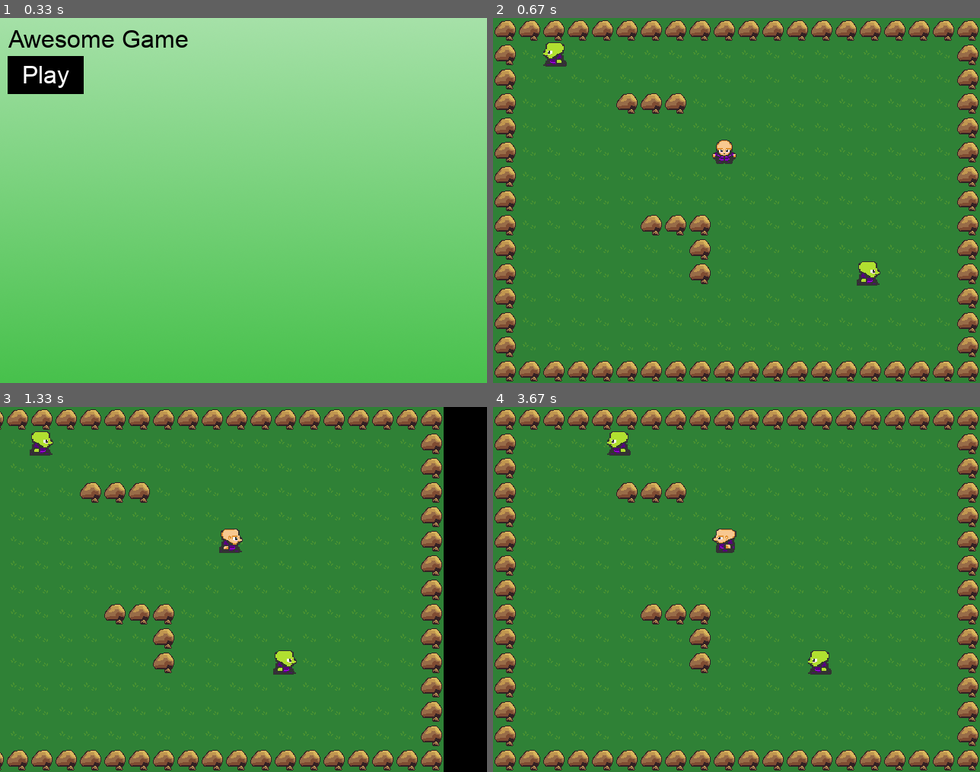
Above: before the commit, frames 1-4 (two rows, left to right).
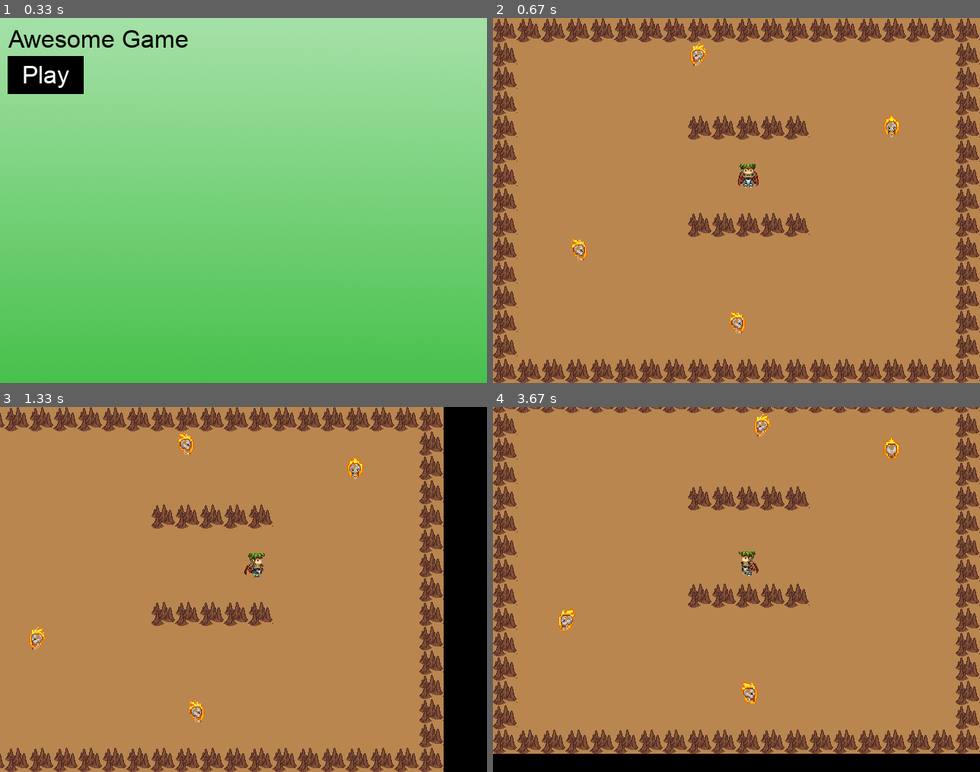
Above: after the commit, the same moments.

Repository: Xoel95/ProyectoPyGame
Game: pygame game, started from main.py
Same seed, same stepped clock (60 frames per second), same inputs: the game is played once before the commit and once after it.
Inputs (mouse positions are in pixels of both pictures, inside the frame that each line leads up to):
- Up to frame 1 (0.33 s): no input
- Up to frame 2 (0.67 s): click (536, 76) at 0.38 s
- Up to frame 3 (1.33 s): tap Space at 0.67 s; hold Right from 1 s (still down)
- Up to frame 4 (3.67 s): release Right at 1.47 s; hold Up 1.5-1.8 s; hold Right 1.83-2.3 s; hold Left 2.33-2.87 s; hold Down 2.9-3.2 s; hold Left 3.23-3.63 s

Frame 1 is identical in both runs. In frame 2, 97% of the frame differs, in the area x 0-100%, y 0-100%; in frame 3, 89%; in frame 4, 98%.

Commit message:
Casa 02/11 Juego base terminado, imagenes modificadas

Diff:
--- a/config.py
+++ b/config.py
@@ -1,6 +1,6 @@
 # constantes de la ventana
-WIN_WIDTH = 640  # 1366
-WIN_HEIGHT = 480  # 768
+WIN_WIDTH = 640
+WIN_HEIGHT = 480
 TILESIZE = 32
 FPS = 60
 
@@ -24,21 +24,21 @@
 BLUE = (0, 0, 255)
 WHITE = (255, 255, 255)
 
-# mapa
+# mapa 20x15
 TILEMAP = [
     'BBBBBBBBBBBBBBBBBBBB',
+    'B........E.........B',
+    'B..................B',
+    'B...............E..B',
+    'B.......BBBBB......B',
+    'B..................B',
+    'B.........P........B',
+    'B..................B',
+    'B.......BBBBB......B',
     'B..E...............B',
     'B..................B',
-    'B....BBB...........B',
     'B..................B',
-    'B........P.........B',
-    'B..................B',
-    'B..................B',
-    'B.....BBB..........B',
-    'B.......B..........B',
-    'B.......B.....E....B',
-    'B..................B',
-    'B..................B',
+    'B.........E........B',
     'B..................B',
     'BBBBBBBBBBBBBBBBBBBB',
 ]
--- a/main.py
+++ b/main.py
@@ -13,9 +13,9 @@
 		self.font = pygame.font.Font('fonts/arial.ttf', 32)
 		self.running = True
 
-		self.character_spritesheet = Spritesheet('img/character.png')
+		self.character_spritesheet = Spritesheet('img/characters.png')
 		self.terrain_spritesheet = Spritesheet('img/terrain.png')
-		self.enemy_spritesheet = Spritesheet('img/enemy.png')
+		self.enemy_spritesheet = Spritesheet('img/enemies.png')
 		self.attack_spritesheet = Spritesheet('img/attack.png')
 		self.intro_background = pygame.image.load('img/introbackground.png')
 		self.go_background = pygame.image.load('img/gameover.png')
--- a/sprites.py
+++ b/sprites.py
@@ -8,13 +8,22 @@
 
     def __init__(self, file):
         # funcion main de las hojas de sprites
-        self.sheet = pygame.image.load(file).convert()
-
-    def get_sprite(self, x, y, width, height):
-        # función que coje el sprite especificado dentro de la hoja de sprites y lo prepara para el juego
+        self.sheet = pygame.image.load(file).convert_alpha()
+
+    def get_sprite_black(self, x, y, width, height):
+        # función que coje el sprite especificado dentro de la hoja de sprites con fondo negro
+        # y lo prepara para el juego
         sprite = pygame.Surface([width, height])
         sprite.blit(self.sheet, (0, 0), (x, y, width, height))
         sprite.set_colorkey(BLACK)
+        return sprite
+
+    def get_sprite_white(self, x, y, width, height):
+        # función que coje el sprite especificado dentro de la hoja de sprites con fondo blanco
+        # y lo prepara para el juego
+        sprite = pygame.Surface([width, height])
+        sprite.blit(self.sheet, (0, 0), (x, y, width, height))
+        sprite.set_colorkey(WHITE)
         return sprite
 
 
@@ -38,27 +47,27 @@
         self.animation_loop = 1
 
         # image viene de la clase Sprite
-        self.image = self.game.character_spritesheet.get_sprite(0, 2, self.width, self.height)
-
-        self.rect = self.image.get_rect()
-        self.rect.x = self.x
-        self.rect.y = self.y
-
-        self.down_animations = [self.game.character_spritesheet.get_sprite(0, 2, self.width, self.height),
-                           self.game.character_spritesheet.get_sprite(35, 2, self.width, self.height),
-                           self.game.character_spritesheet.get_sprite(68, 2, self.width, self.height)]
-
-        self.up_animations = [self.game.character_spritesheet.get_sprite(3, 34, self.width, self.height),
-                         self.game.character_spritesheet.get_sprite(35, 34, self.width, self.height),
-                         self.game.character_spritesheet.get_sprite(68, 34, self.width, self.height)]
-
-        self.left_animations = [self.game.character_spritesheet.get_sprite(3, 98, self.width, self.height),
-                           self.game.character_spritesheet.get_sprite(35, 98, self.width, self.height),
-                           self.game.character_spritesheet.get_sprite(68, 98, self.width, self.height)]
-
-        self.right_animations = [self.game.character_spritesheet.get_sprite(3, 66, self.width, self.height),
-                            self.game.character_spritesheet.get_sprite(35, 66, self.width, self.height),
-                            self.game.character_spritesheet.get_sprite(68, 66, self.width, self.height)]
+        self.image = self.game.character_spritesheet.get_sprite_black(129, 15, self.width, self.height)
+
+        self.rect = self.image.get_rect()
+        self.rect.x = self.x
+        self.rect.y = self.y
+
+        self.down_animations = [self.game.character_spritesheet.get_sprite_black(129, 15, self.width, self.height),
+                           self.game.character_spritesheet.get_sprite_black(96, 15, self.width, self.height),
+                           self.game.character_spritesheet.get_sprite_black(160, 15, self.width, self.height)]
+
+        self.up_animations = [self.game.character_spritesheet.get_sprite_black(129, 159, self.width, self.height),
+                         self.game.character_spritesheet.get_sprite_black(96, 159, self.width, self.height),
+                         self.game.character_spritesheet.get_sprite_black(160, 159, self.width, self.height)]
+
+        self.left_animations = [self.game.character_spritesheet.get_sprite_black(129, 62, self.width, self.height),
+                           self.game.character_spritesheet.get_sprite_black(96, 62, self.width, self.height),
+                           self.game.character_spritesheet.get_sprite_black(160, 62, self.width, self.height)]
+
+        self.right_animations = [self.game.character_spritesheet.get_sprite_black(129, 110, self.width, self.height),
+                            self.game.character_spritesheet.get_sprite_black(96, 110, self.width, self.height),
+                            self.game.character_spritesheet.get_sprite_black(160, 110, self.width, self.height)]
 
     def update(self):
         # función que actualiza el personaje
@@ -134,7 +143,7 @@
         # función que produce la animación del personaje
         if self.facing == 'down':
             if self.y_change == 0:
-                self.image = self.game.character_spritesheet.get_sprite(3, 2, self.width, self.height)
+                self.image = self.game.character_spritesheet.get_sprite_black(129, 15, self.width, self.height)
             else:
                 self.image = self.down_animations[math.floor(self.animation_loop)]
                 self.animation_loop += 0.1
@@ -143,7 +152,7 @@
 
         if self.facing == 'up':
             if self.y_change == 0:
-                self.image = self.game.character_spritesheet.get_sprite(3, 34, self.width, self.height)
+                self.image = self.game.character_spritesheet.get_sprite_black(129, 159, self.width, self.height)
             else:
                 self.image = self.up_animations[math.floor(self.animation_loop)]
                 self.animation_loop += 0.1
@@ -152,7 +161,7 @@
 
         if self.facing == 'left':
             if self.x_change == 0:
-                self.image = self.game.character_spritesheet.get_sprite(3, 98, self.width, self.height)
+                self.image = self.game.character_spritesheet.get_sprite_black(129, 62, self.width, self.height)
             else:
                 self.image = self.left_animations[math.floor(self.animation_loop)]
                 self.animation_loop += 0.1
@@ -161,7 +170,7 @@
 
         if self.facing == 'right':
             if self.x_change == 0:
-                self.image = self.game.character_spritesheet.get_sprite(3, 66, self.width, self.height)
+                self.image = self.game.character_spritesheet.get_sprite_black(129, 110, self.width, self.height)
             else:
                 self.image = self.right_animations[math.floor(self.animation_loop)]
                 self.animation_loop += 0.1
@@ -186,33 +195,33 @@
         self.x_change = 0
         self.y_change = 0
 
-        self.facing = random.choice(['left', 'right'])
+        self.facing = random.choice(['left', 'right', 'up', 'down'])
         self.animation_loop = 1
         self.movement_loop = 0
         self.max_travel = random.randint(7, 30)
 
-        self.image = self.game.enemy_spritesheet.get_sprite(3, 2, self.width, self.height)
+        self.image = self.game.enemy_spritesheet.get_sprite_white(32, 0, self.width, self.height)
         self.image.set_colorkey(BLACK)
 
         self.rect = self.image.get_rect()
         self.rect.x = self.x
         self.rect.y = self.y
 
-        self.down_animations = [self.game.enemy_spritesheet.get_sprite(3, 2, self.width, self.height),
-                           self.game.enemy_spritesheet.get_sprite(35, 2, self.width, self.height),
-                           self.game.enemy_spritesheet.get_sprite(68, 2, self.width, self.height)]
-
-        self.up_animations = [self.game.enemy_spritesheet.get_sprite(3, 34, self.width, self.height),
-                         self.game.enemy_spritesheet.get_sprite(35, 34, self.width, self.height),
-                         self.game.enemy_spritesheet.get_sprite(68, 34, self.width, self.height)]
-
-        self.left_animations = [self.game.enemy_spritesheet.get_sprite(3, 98, self.width, self.height),
-                           self.game.enemy_spritesheet.get_sprite(35, 98, self.width, self.height),
-                           self.game.enemy_spritesheet.get_sprite(68, 98, self.width, self.height)]
-
-        self.right_animations = [self.game.enemy_spritesheet.get_sprite(3, 66, self.width, self.height),
-                            self.game.enemy_spritesheet.get_sprite(35, 66, self.width, self.height),
-                            self.game.enemy_spritesheet.get_sprite(68, 66, self.width, self.height)]
+        self.down_animations = [self.game.enemy_spritesheet.get_sprite_white(32, 0, self.width, self.height),
+                           self.game.enemy_spritesheet.get_sprite_white(82, 0, self.width, self.height),
+                           self.game.enemy_spritesheet.get_sprite_white(136, 0, self.width, self.height)]
+
+        self.up_animations = [self.game.enemy_spritesheet.get_sprite_white(32, 44, self.width, self.height),
+                         self.game.enemy_spritesheet.get_sprite_white(82, 44, self.width, self.height),
+                         self.game.enemy_spritesheet.get_sprite_white(136, 44, self.width, self.height)]
+
+        self.left_animations = [self.game.enemy_spritesheet.get_sprite_white(32, 134, self.width, self.height),
+                           self.game.enemy_spritesheet.get_sprite_white(82, 134, self.width, self.height),
+                           self.game.enemy_spritesheet.get_sprite_white(136, 134, self.width, self.height)]
+
+        self.right_animations = [self.game.enemy_spritesheet.get_sprite_white(32, 89, self.width, self.height),
+                            self.game.enemy_spritesheet.get_sprite_white(82, 89, self.width, self.height),
+                            self.game.enemy_spritesheet.get_sprite_white(136, 89, self.width, self.height)]
 
     def update(self):
         # función que actualiza los enemigos
@@ -220,7 +229,9 @@
         self.animate()
 
         self.rect.x += self.x_change
+        self.collide_blocks('x')
         self.rect.y += self.y_change
+        self.collide_blocks('y')
 
         self.x_change = 0
         self.y_change = 0
@@ -239,11 +250,23 @@
             if self.movement_loop >= self.max_travel:
                 self.facing = 'left'
 
+        if self.facing == 'up':
+            self.y_change -= ENEMY_SPEED
+            self.movement_loop -= 1
+            if self.movement_loop <= -self.max_travel:
+                self.facing = 'down'
+
+        if self.facing == 'down':
+            self.y_change += ENEMY_SPEED
+            self.movement_loop += 1
+            if self.movement_loop >= self.max_travel:
+                self.facing = 'up'
+
     def animate(self):
         # función que produce las animaciones de los enemigos
         if self.facing == 'down':
             if self.y_change == 0:
-                self.image = self.game.enemy_spritesheet.get_sprite(3, 2, self.width, self.height)
+                self.image = self.game.enemy_spritesheet.get_sprite_white(32, 0, self.width, self.height)
             else:
                 self.image = self.down_animations[math.floor(self.animation_loop)]
                 self.animation_loop += 0.1
@@ -252,7 +275,7 @@
 
         if self.facing == 'up':
             if self.y_change == 0:
-                self.image = self.game.enemy_spritesheet.get_sprite(3, 34, self.width, self.height)
+                self.image = self.game.enemy_spritesheet.get_sprite_white(32, 44, self.width, self.height)
             else:
                 self.image = self.up_animations[math.floor(self.animation_loop)]
                 self.animation_loop += 0.1
@@ -261,7 +284,7 @@
 
         if self.facing == 'left':
             if self.x_change == 0:
-                self.image = self.game.enemy_spritesheet.get_sprite(3, 98, self.width, self.height)
+                self.image = self.game.enemy_spritesheet.get_sprite_white(32, 134, self.width, self.height)
             else:
                 self.image = self.left_animations[math.floor(self.animation_loop)]
                 self.animation_loop += 0.1
@@ -270,12 +293,37 @@
 
         if self.facing == 'right':
             if self.x_change == 0:
-                self.image = self.game.enemy_spritesheet.get_sprite(3, 66, self.width, self.height)
+                self.image = self.game.enemy_spritesheet.get_sprite_white(32, 89, self.width, self.height)
             else:
                 self.image = self.right_animations[math.floor(self.animation_loop)]
                 self.animation_loop += 0.1
                 if self.animation_loop >= 3:
                     self.animation_loop = 1
+
+    def collide_blocks(self, direction):
+        # función que produce las colisiones de los enemigos con los muros
+        if direction == 'x':
+            hits = pygame.sprite.spritecollide(self, self.game.blocks, False)
+            if hits:
+                if self.x_change > 0:
+                    self.rect.x = hits[0].rect.left - self.rect.width
+                    for sprite in self.game.all_sprites:
+                        sprite.rect.x += ENEMY_SPEED
+                if self.x_change < 0:
+                    self.rect.x = hits[0].rect.right
+                    for sprite in self.game.all_sprites:
+                        sprite.rect.x -= ENEMY_SPEED
+        if direction == 'y':
+            hits = pygame.sprite.spritecollide(self, self.game.blocks, False)
+            if hits:
+                if self.y_change > 0:
+                    self.rect.y = hits[0].rect.top - self.rect.height
+                    for sprite in self.game.all_sprites:
+                        sprite.rect.y += ENEMY_SPEED
+                if self.y_change < 0:
+                    self.rect.y = hits[0].rect.bottom
+                    for sprite in self.game.all_sprites:
+                        sprite.rect.y -= ENEMY_SPEED
 
 
 class Block(pygame.sprite.Sprite):
@@ -292,7 +340,7 @@
         self.width = TILESIZE
         self.height = TILESIZE
 
-        self.image = self.game.terrain_spritesheet.get_sprite(960, 448, self.width, self.height)
+        self.image = self.game.terrain_spritesheet.get_sprite_black(705, 160, self.width, self.height)
 
         self.rect = self.image.get_rect()
         self.rect.x = self.x
@@ -313,7 +361,7 @@
         self.width = TILESIZE
         self.height = TILESIZE
 
-        self.image = self.game.terrain_spritesheet.get_sprite(64, 352, self.width, self.height)
+        self.image = self.game.terrain_spritesheet.get_sprite_black(805, 510, self.width, self.height)
 
         self.rect = self.image.get_rect()
         self.rect.x = self.x
@@ -369,35 +417,35 @@
 
         self.animation_loop = 0
 
-        self.image = self.game.attack_spritesheet.get_sprite(0, 0, self.width, self.height)
-
-        self.rect = self.image.get_rect()
-        self.rect.x = self.x
-        self.rect.y = self.y
-
-        self.down_animations = [self.game.attack_spritesheet.get_sprite(0, 32, self.width, self.height),
-                            self.game.attack_spritesheet.get_sprite(32, 32, self.width, self.height),
-                            self.game.attack_spritesheet.get_sprite(64, 32, self.width, self.height),
-                            self.game.attack_spritesheet.get_sprite(96, 32, self.width, self.height),
-                            self.game.attack_spritesheet.get_sprite(128, 32, self.width, self.height)]
-
-        self.up_animations = [self.game.attack_spritesheet.get_sprite(0, 0, self.width, self.height),
-                            self.game.attack_spritesheet.get_sprite(32, 0, self.width, self.height),
-                            self.game.attack_spritesheet.get_sprite(64, 0, self.width, self.height),
-                            self.game.attack_spritesheet.get_sprite(96, 0, self.width, self.height),
-                            self.game.attack_spritesheet.get_sprite(128, 0, self.width, self.height)]
-
-        self.left_animations = [self.game.attack_spritesheet.get_sprite(0, 96, self.width, self.height),
-                           self.game.attack_spritesheet.get_sprite(32, 96, self.width, self.height),
-                           self.game.attack_spritesheet.get_sprite(64, 96, self.width, self.height),
-                           self.game.attack_spritesheet.get_sprite(96, 96, self.width, self.height),
-                           self.game.attack_spritesheet.get_sprite(128, 96, self.width, self.height)]
-
-        self.right_animations = [self.game.attack_spritesheet.get_sprite(0, 64, self.width, self.height),
-                            self.game.attack_spritesheet.get_sprite(32, 64, self.width, self.height),
-                            self.game.attack_spritesheet.get_sprite(64, 64, self.width, self.height),
-                            self.game.attack_spritesheet.get_sprite(96, 64, self.width, self.height),
-                            self.game.attack_spritesheet.get_sprite(128, 64, self.width, self.height)]
+        self.image = self.game.attack_spritesheet.get_sprite_black(0, 0, self.width, self.height)
+
+        self.rect = self.image.get_rect()
+        self.rect.x = self.x
+        self.rect.y = self.y
+
+        self.down_animations = [self.game.attack_spritesheet.get_sprite_black(0, 32, self.width, self.height),
+                            self.game.attack_spritesheet.get_sprite_black(32, 32, self.width, self.height),
+                            self.game.attack_spritesheet.get_sprite_black(64, 32, self.width, self.height),
+                            self.game.attack_spritesheet.get_sprite_black(96, 32, self.width, self.height),
+                            self.game.attack_spritesheet.get_sprite_black(128, 32, self.width, self.height)]
+
+        self.up_animations = [self.game.attack_spritesheet.get_sprite_black(0, 0, self.width, self.height),
+                            self.game.attack_spritesheet.get_sprite_black(32, 0, self.width, self.height),
+                            self.game.attack_spritesheet.get_sprite_black(64, 0, self.width, self.height),
+                            self.game.attack_spritesheet.get_sprite_black(96, 0, self.width, self.height),
+                            self.game.attack_spritesheet.get_sprite_black(128, 0, self.width, self.height)]
+
+        self.left_animations = [self.game.attack_spritesheet.get_sprite_black(0, 96, self.width, self.height),
+                           self.game.attack_spritesheet.get_sprite_black(32, 96, self.width, self.height),
+                           self.game.attack_spritesheet.get_sprite_black(64, 96, self.width, self.height),
+                           self.game.attack_spritesheet.get_sprite_black(96, 96, self.width, self.height),
+                           self.game.attack_spritesheet.get_sprite_black(128, 96, self.width, self.height)]
+
+        self.right_animations = [self.game.attack_spritesheet.get_sprite_black(0, 64, self.width, self.height),
+                            self.game.attack_spritesheet.get_sprite_black(32, 64, self.width, self.height),
+                            self.game.attack_spritesheet.get_sprite_black(64, 64, self.width, self.height),
+                            self.game.attack_spritesheet.get_sprite_black(96, 64, self.width, self.height),
+                            self.game.attack_spritesheet.get_sprite_black(128, 64, self.width, self.height)]
 
     def update(self):
         # función que actualiza los ataques
Binary file added: img/characters.png
Binary file added: img/enemies.png
